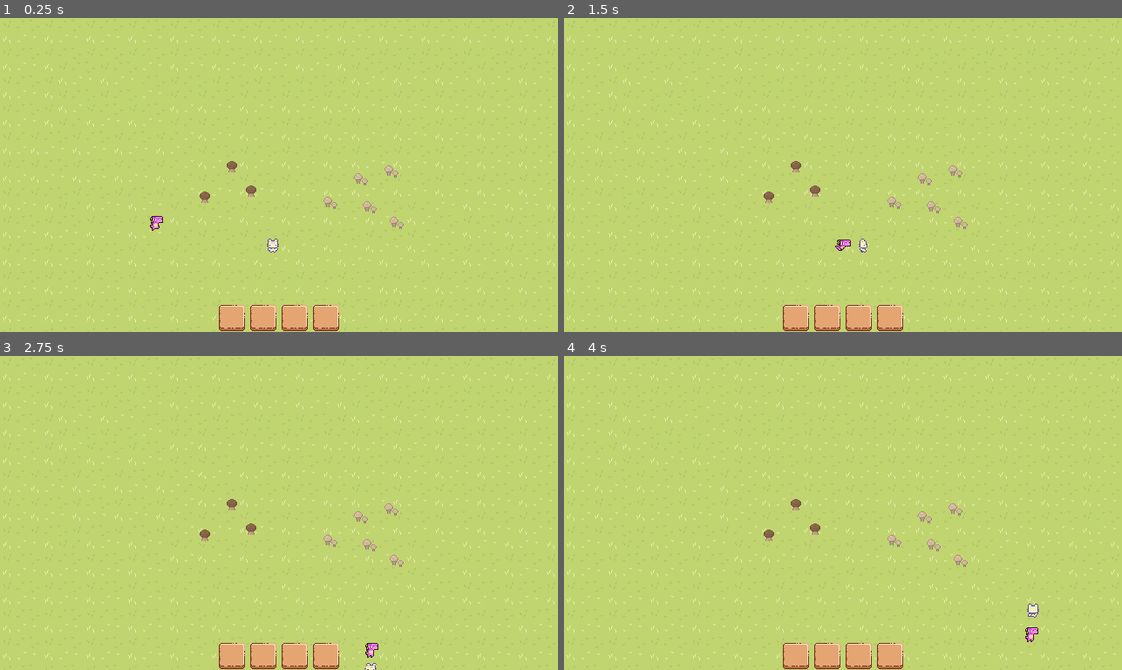
Above: before the commit, frames 1-4 (two rows, left to right).
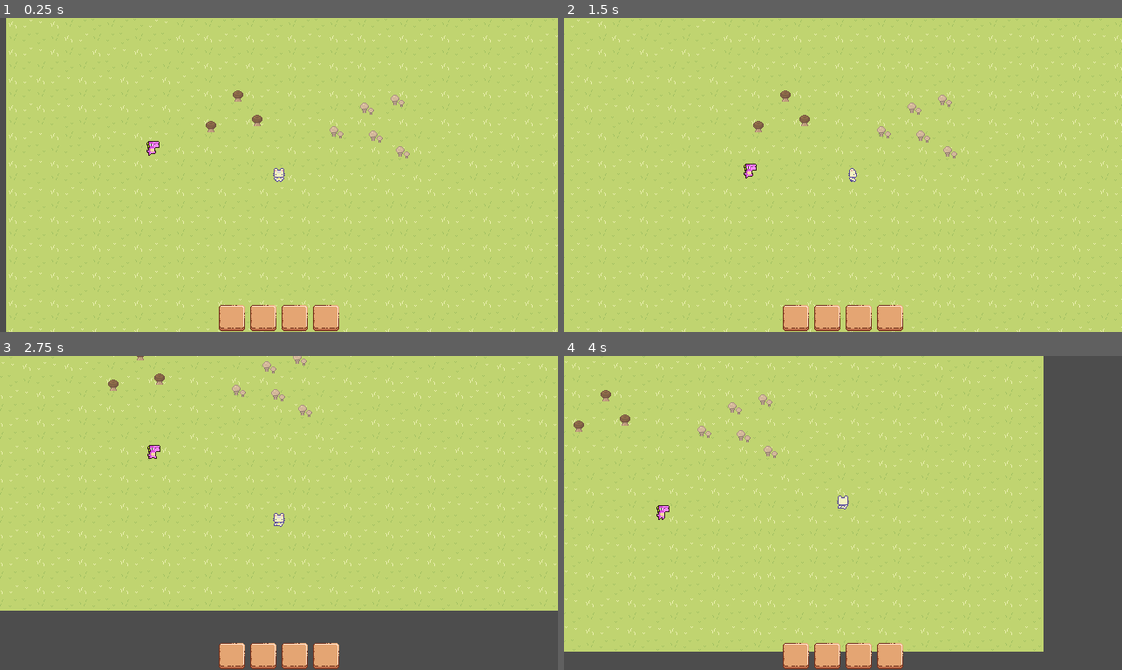
Above: after the commit, the same moments.

Repository: jamianvieira/mushroom_farmer
Game: Godot game, scene res://main.tscn
Same seed, same stepped clock (60 frames per second), same inputs: the game is played once before the commit and once after it.
Inputs (mouse positions are in pixels of both pictures, inside the frame that each line leads up to):
- Up to frame 1 (0.25 s): no input
- Up to frame 2 (1.5 s): click (798, 319) at 0.52 s; move the mouse to (965, 159) at 1.27 s; hold D (move_right) from 1.28 s (still down); click (965, 159) at 1.42 s
- Up to frame 3 (2.75 s): move the mouse to (167, 528) at 2.02 s; release D (move_right) at 2.03 s; hold S (move_down) from 2.03 s (still down); click (167, 528) at 2.17 s
- Up to frame 4 (4 s): move the mouse to (898, 443) at 2.77 s; release S (move_down) at 2.78 s; hold D (move_right) 2.78-3.53 s; click (898, 443) at 2.92 s; move the mouse to (815, 575) at 3.52 s; hold W (move_up) from 3.53 s (still down); click (815, 575) at 3.67 s

The runs differ from the first frame. In frame 1, 7.7% of the frame differs, in the area x 0-100%, y 0-100%; in frame 2, 6.7%; in frame 3, 23%; in frame 4, 24%.

Commit message:
added a very basic camera, added ability to click items

Diff:
--- a/Enemy/enemy.gd
+++ b/Enemy/enemy.gd
@@ -2,8 +2,8 @@
 extends CharacterBody2D
 
 @export_group("Vision Ranges")
-@export var detection_radius := 100.0
-@export var chase_radius := 200.0
+@export var detection_radius := 50.0
+@export var chase_radius := 100.0
 @export var follow_radius := 25.0
 
 func _physics_process(delta):
--- a/Enemy/enemy.tscn
+++ b/Enemy/enemy.tscn
@@ -437,6 +437,9 @@
 height = 18.0
 
 [node name="Enemy" type="CharacterBody2D"]
+z_index = 1
+collision_layer = 2
+collision_mask = 11
 script = ExtResource("1_gbrr8")
 
 [node name="AnimatedSprite2D" type="AnimatedSprite2D" parent="."]
@@ -459,9 +462,11 @@
 script = ExtResource("16_v0fut")
 min_wander_time = 1.0
 max_wander_time = 5.0
+wander_speed = 25.0
 
 [node name="Chase" type="Node" parent="EnemyStateMachine"]
 script = ExtResource("17_u3ot2")
+chase_speed = 50
 
 [node name="Idle" type="Node" parent="EnemyStateMachine"]
 script = ExtResource("18_ie41k")
--- a/Enemy/enemy_animation.gd
+++ b/Enemy/enemy_animation.gd
@@ -21,7 +21,7 @@
 
 	var animation_name = "walk"
 
-	if enemy.velocity.length() > 75:
+	if enemy.velocity.length() > 30:
 		animation_name = "run"
 
 	sprite.animation = animation_name
--- a/GUI/gui.tscn
+++ b/GUI/gui.tscn
@@ -1,7 +1,7 @@
 [gd_scene load_steps=3 format=3 uid="uid://b2kdlr07sbulq"]
 
 [ext_resource type="PackedScene" uid="uid://dnyllkqv21qyv" path="res://GUI/inventory_slot.tscn" id="1_sxgc2"]
-[ext_resource type="Script" path="res://Player/inventory.gd" id="2_ypyth"]
+[ext_resource type="Script" path="res://GUI/inventory.gd" id="2_kkkx2"]
 
 [node name="GUI" type="CanvasLayer" groups=["GUI"]]
 
@@ -32,4 +32,4 @@
 size_flags_vertical = 0
 
 [node name="Inventory" type="Node" parent="."]
-script = ExtResource("2_ypyth")
+script = ExtResource("2_kkkx2")
--- a/Player/inventory.gd
+++ b/GUI/inventory.gd
@@ -4,7 +4,6 @@
 var items : Dictionary = {}
 
 func item_pick_up(item_name: String, sprite: Sprite2D):
-
 	if items.has(item_name):
 		items[item_name] += 1
 		for child in get_parent().get_node("HBoxContainer").get_children():
--- a/Items/button_mushroom.gd
+++ b/Items/button_mushroom.gd
@@ -5,5 +5,7 @@
 	item_name = "button_mushroom"
 
 func _on_body_entered(body):
-	picked_up.emit(item_name, $Sprite2D)
-	queue_free()
+	pick_up(item_name, $Sprite2D)
+
+func _on_input_event(viewport, event, shape_idx):
+	click_pick_up(item_name, $Sprite2D, event)
--- a/Items/button_mushroom.tscn
+++ b/Items/button_mushroom.tscn
@@ -7,6 +7,7 @@
 size = Vector2(16, 16)
 
 [node name="ButtonMushroom" type="Area2D"]
+collision_layer = 4
 script = ExtResource("1_os0rm")
 
 [node name="CollisionShape2D" type="CollisionShape2D" parent="."]
@@ -21,3 +22,4 @@
 region_rect = Rect2(0, 128, 16, 16)
 
 [connection signal="body_entered" from="." to="." method="_on_body_entered"]
+[connection signal="input_event" from="." to="." method="_on_input_event"]
--- a/Items/crimini_mushroom.gd
+++ b/Items/crimini_mushroom.gd
@@ -5,5 +5,7 @@
 	item_name = "crimini_mushroom"
 
 func _on_body_entered(body):
-	picked_up.emit(item_name, $Sprite2D)
-	queue_free()
+	pick_up(item_name, $Sprite2D)
+
+func _on_input_event(viewport, event, shape_idx):
+	click_pick_up(item_name, $Sprite2D, event)
--- a/Items/crimini_mushroom.tscn
+++ b/Items/crimini_mushroom.tscn
@@ -7,6 +7,7 @@
 size = Vector2(12, 13)
 
 [node name="CriminiMushroom" type="Area2D"]
+collision_layer = 4
 script = ExtResource("1_0460o")
 
 [node name="Sprite2D" type="Sprite2D" parent="."]
@@ -20,3 +21,4 @@
 shape = SubResource("RectangleShape2D_omkef")
 
 [connection signal="body_entered" from="." to="." method="_on_body_entered"]
+[connection signal="input_event" from="." to="." method="_on_input_event"]
--- a/Items/item.gd
+++ b/Items/item.gd
@@ -9,6 +9,16 @@
 	inventory = get_tree().get_first_node_in_group("GUI").get_node("Inventory")
 	picked_up.connect(inventory.item_pick_up)
 
+func pick_up(item_name, sprite):
+	picked_up.emit(item_name, sprite)
+	queue_free()
+
+func click_pick_up(item_name, sprite, event):
+	if event is InputEventMouseButton and event.pressed:
+		print("clicked")
+		picked_up.emit(item_name, sprite)
+		queue_free()
+
 # Called every frame. 'delta' is the elapsed time since the previous frame.
 func _process(delta):
 	pass
--- a/Player/player.tscn
+++ b/Player/player.tscn
@@ -4,7 +4,7 @@
 [ext_resource type="Texture2D" uid="uid://dl1w6i7rajsci" path="res://Sprites/Basic Charakter Spritesheet.png" id="2_db8yn"]
 [ext_resource type="Script" path="res://Player/player_animation.gd" id="3_twqls"]
 [ext_resource type="Script" path="res://Player/player_movement.gd" id="4_5fsdr"]
-[ext_resource type="Script" path="res://Player/inventory.gd" id="5_hqok1"]
+[ext_resource type="Script" path="res://GUI/inventory.gd" id="5_cheiy"]
 
 [sub_resource type="CapsuleShape2D" id="CapsuleShape2D_uf3qh"]
 radius = 6.0
@@ -166,6 +166,8 @@
 }]
 
 [node name="Player" type="CharacterBody2D" groups=["Player"]]
+z_index = 2
+collision_mask = 14
 script = ExtResource("1_k8kcu")
 
 [node name="CollisionShape2D" type="CollisionShape2D" parent="."]
@@ -185,4 +187,14 @@
 script = ExtResource("4_5fsdr")
 
 [node name="Inventory" type="Node" parent="."]
-script = ExtResource("5_hqok1")
+script = ExtResource("5_cheiy")
+
+[node name="Camera2D" type="Camera2D" parent="."]
+position_smoothing_enabled = true
+position_smoothing_speed = 10.0
+drag_horizontal_enabled = true
+drag_vertical_enabled = true
+drag_left_margin = 0.0
+drag_top_margin = 0.0
+drag_right_margin = 0.0
+drag_bottom_margin = 0.0
--- /dev/null
+++ b/Player/player_camera.gd
@@ -0,0 +1,12 @@
+extends Camera2D
+
+@export var target_path : NodePath
+@export var speed := 10
+var target
+
+func _ready():
+	if target_path:
+		target = get_node(target_path)
+
+func _physics_process(delta):
+	position = lerp(position, target.position, speed * delta)
--- a/project.godot
+++ b/project.godot
@@ -62,6 +62,13 @@
 ]
 }
 
+[layer_names]
+
+2d_physics/layer_1="Player"
+2d_physics/layer_2="Enemies"
+2d_physics/layer_3="Items"
+2d_physics/layer_4="World"
+
 [rendering]
 
 renderer/rendering_method="gl_compatibility"
